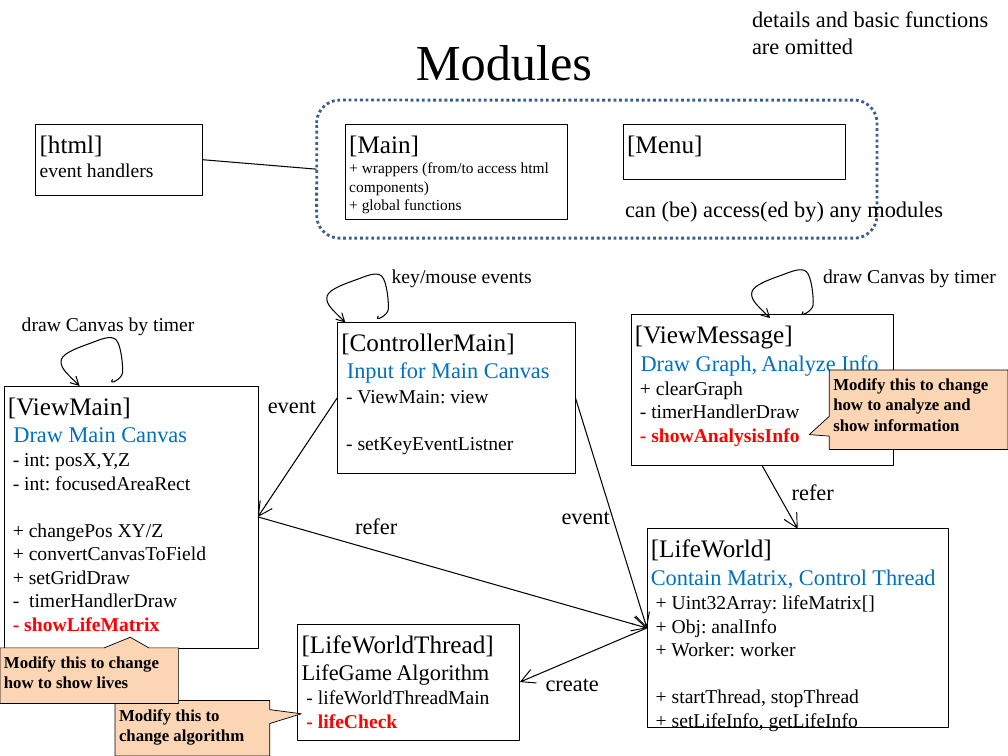
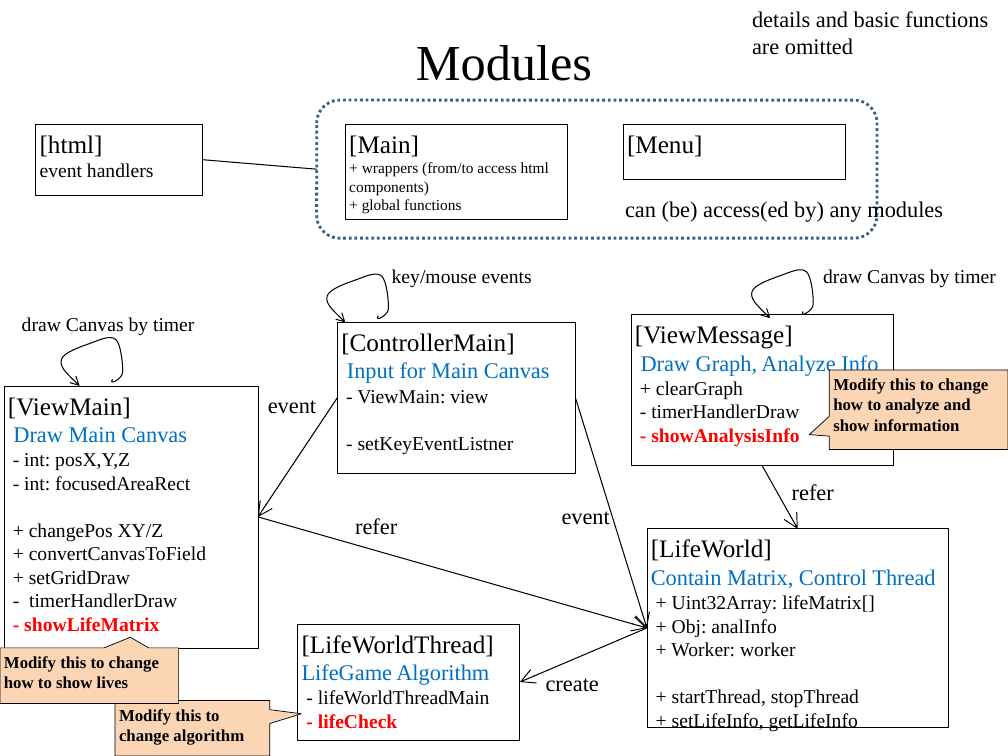
Before and after one commit to iwatake2222/LifeGame, a slide deck: slide 7 of LifeGameDesignDocument.pptx. Drawn at 1008x756 pixels with LibreOffice and Linux fonts; fonts in the diff are those of the drawing. Boxes give left, top, right and bottom in pixels: in the first picture for what was removed or moved away, otherwise in the second. Text is boxed around its words. In the diff, an @@ line names an element or a change of style, - is before the commit and + after.

```diff
--- a/LifeGameDesignDocument.pptx
+++ b/LifeGameDesignDocument.pptx
@@ text in rectangle at [302, 664, 489, 685]: text colour #000000 to #0070C0 in "LifeGame Algorithm" @@
```
Also in this commit, not shown: 3 other slides changed, 1 other file.
